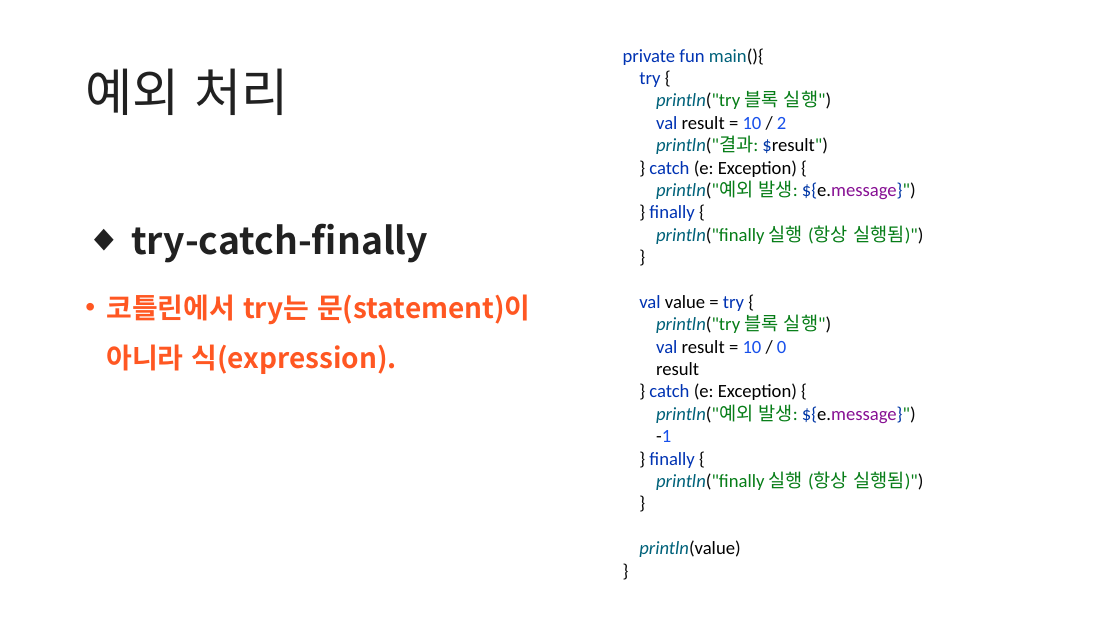
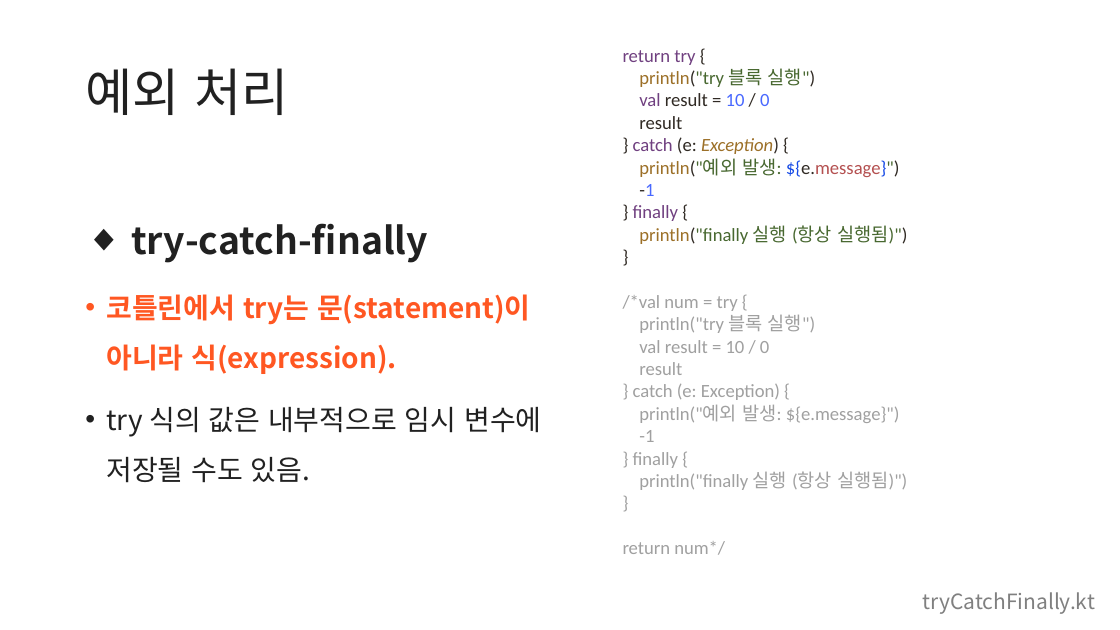
Before and after one commit to kotlin-study-2026/kotlin-study-archive, a slide deck: slide 30 of week03/2장.pptx. Drawn at 1120x630 pixels with LibreOffice and Linux fonts; fonts in the diff are those of the drawing. Boxes give left, top, right and bottom in pixels: in the first picture for what was removed or moved away, otherwise in the second. Text is boxed around its words. In the diff, an @@ line names an element or a change of style, - is before the commit and + after.

```diff
--- a/week03/2장.pptx
+++ b/week03/2장.pptx
@@ text at [623,50,907,555]: text changed; text colour #067D17 to #A0A0A0 @@
-private fun main(){
-try {
-println("try 블록 실행")
-val result = 10 / 2
-println("결과: $result")
-} catch (e: Exception) {
-println("예외 발생: ${e.message}")
-} finally {
-println("finally 실행 (항상 실행됨)")
-}
-val value = try {
-println("try 블록 실행")
-val result = 10 / 0
-result
-} catch (e: Exception) {
-println("예외 발생: ${e.message}")
--1
-} finally {
-println("finally 실행 (항상 실행됨)")
-}
-println(value)
-}
+return try {
+println("try 블록 실행")
+val result = 10 / 0
+result
+} catch (e: Exception) {
+println("예외 발생: ${e.message}")
+-1
+} finally {
+println("finally 실행 (항상 실행됨)")
+}
+/*val num = try {
+println("try 블록 실행")
+val result = 10 / 0
+result
+} catch (e: Exception) {
+println("예외 발생: ${e.message}")
+-1
+} finally {
+println("finally 실행 (항상 실행됨)")
+}
+return num*/
@@ text at [106,407,541,483]: paragraph added @@
+• try 식의 값은 내부적으로 임시 변수에 저장될 수도 있음.
@@ text added at [923,592,1095,614], 18 pt, text #808080 @@
+tryCatchFinally.kt
```
Also in this commit, not shown: 2 other slides changed, 2 slides added, 1 other file.
